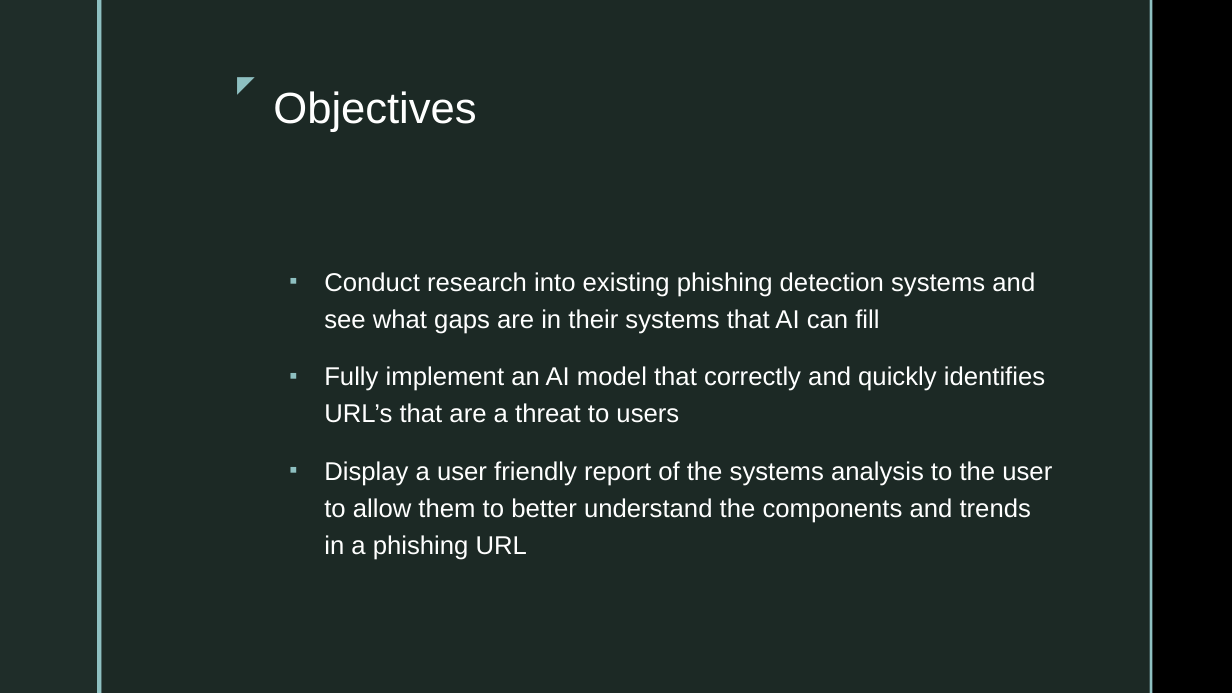
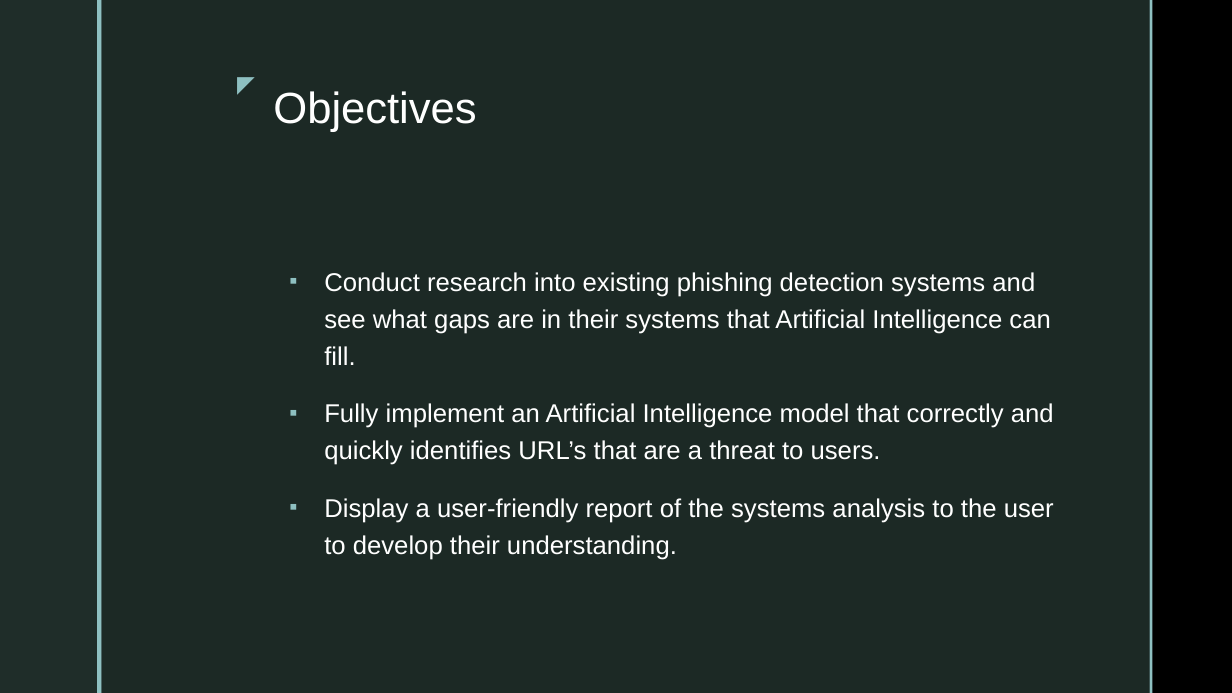
Before and after one commit to 0Meraj/My-Projects, a slide deck: slide 4 of Documents for the project/Presentation.pptx. Drawn at 1232x693 pixels with LibreOffice and Linux fonts; fonts in the diff are those of the drawing; background and template pictures are left out. Boxes give left, top, right and bottom in pixels: in the first picture for what was removed or moved away, otherwise in the second. Text is boxed around its words. In the diff, an @@ line names an element or a change of style, - is before the commit and + after.

```diff
--- a/Documents for the project/Presentation.pptx
+++ b/Documents for the project/Presentation.pptx
@@ text at <box>324,272,1054,560</box>: text changed @@
-▪ Conduct research into existing phishing detection systems and see what gaps are in their systems that AI can fill
-▪ Fully implement an AI model that correctly and quickly identifies URL’s that are a threat to users
-▪ Display a user friendly report of the systems analysis to the user to allow them to better understand the components and trends in a phishing URL
+▪ Conduct research into existing phishing detection systems and see what gaps are in their systems that Artificial Intelligence can fill.
+▪ Fully implement an Artificial Intelligence model that correctly and quickly identifies URL’s that are a threat to users.
+▪ Display a user-friendly report of the systems analysis to the user to develop their understanding.
```
Also in this commit, not shown: 12 other slides changed, 1 slide added, 14 other files.
